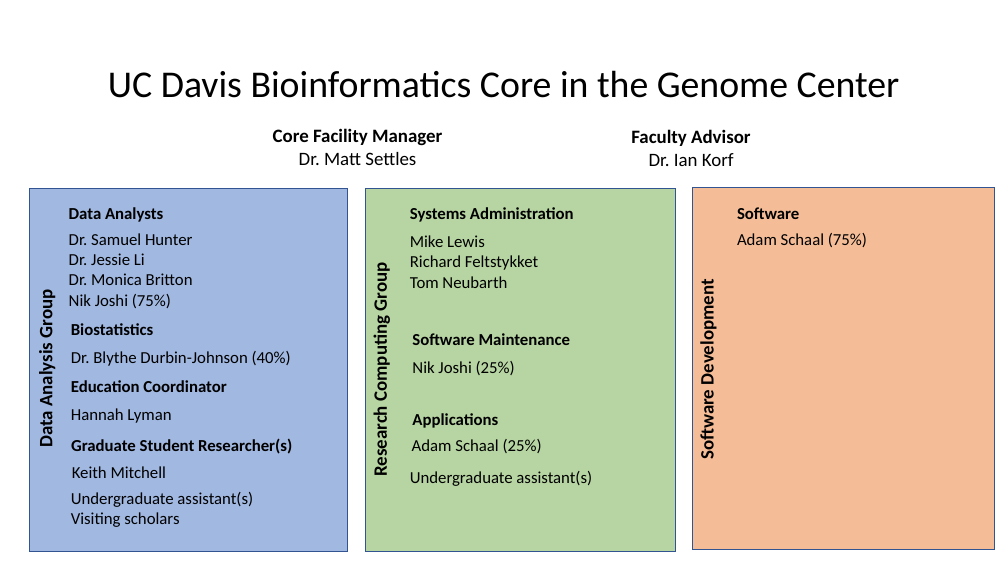
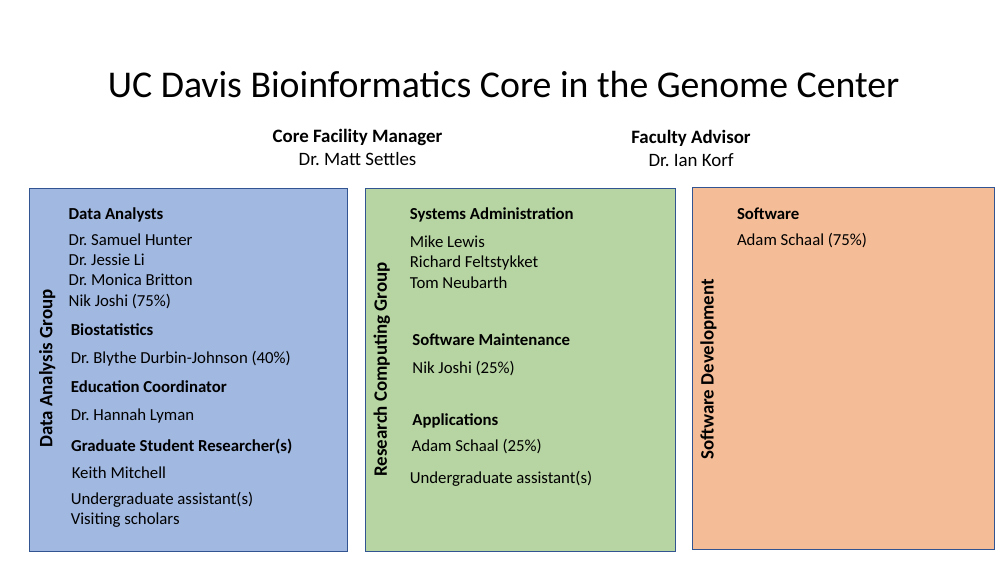
Before and after one commit to ucdavis-bioinformatics-training/ucdavis-bioinformatics-training.presentations, a slide deck: slide 1 of misc/staff.pptx. Drawn at 1008x567 pixels with LibreOffice and Linux fonts; fonts in the diff are those of the drawing. Boxes give left, top, right and bottom in pixels: in the first picture for what was removed or moved away, otherwise in the second. Text is boxed around its words. In the diff, an @@ line names an element or a change of style, - is before the commit and + after.

```diff
--- a/misc/staff.pptx
+++ b/misc/staff.pptx
@@ text at (x1=71, y1=408, x2=194, y2=423): text changed @@
-Hannah Lyman
+Dr. Hannah Lyman
```
Also in this commit, not shown: 1 other file.
